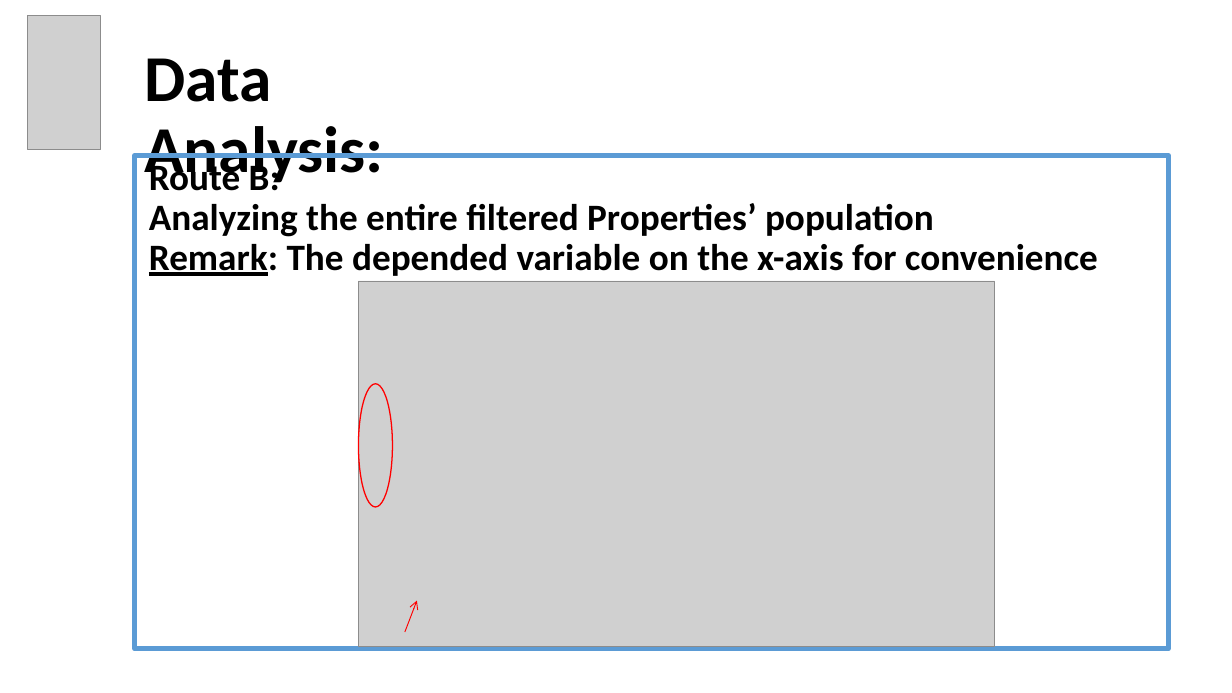
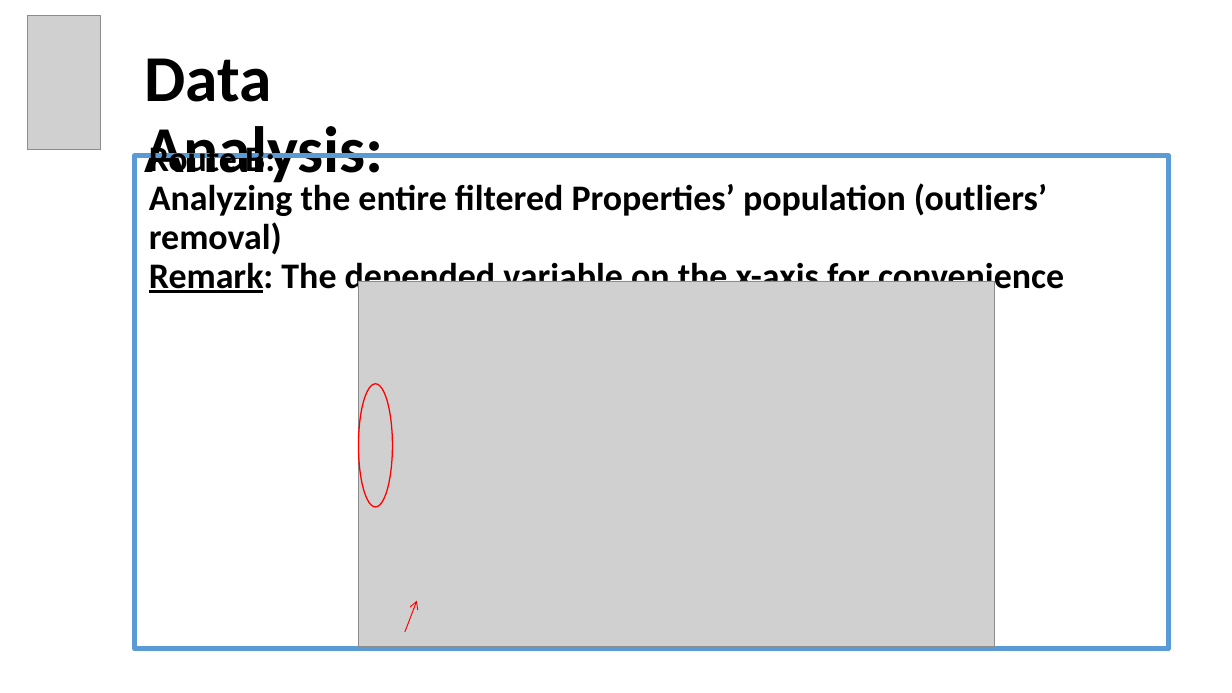
Before and after one commit to EyalVultz/Fianl-Project-Data-Analyst-Program-Hebrew-University-of-Jerusalem-Class-4-Group-2, a slide deck: slide 13 of Final Project Data Analyst Program Hebrew University of Jerusalem Class No. 4 Group 2.pptx. Drawn at 1232x693 pixels with LibreOffice and Linux fonts; fonts in the diff are those of the drawing; grey boxes stand for pictures. Boxes give left, top, right and bottom in pixels: in the first picture for what was removed or moved away, otherwise in the second. Text is boxed around its words. In the diff, an @@ line names an element or a change of style, - is before the commit and + after.

```diff
--- a/Final Project Data Analyst Program Hebrew University of Jerusalem Class No. 4 Group 2.pptx
+++ b/Final Project Data Analyst Program Hebrew University of Jerusalem Class No. 4 Group 2.pptx
@@ text at (149,141,1064,297): size 29 to 28 pt in "Route B:", "Remark: The depended variable on the x-axis ..." @@
@@ text at (149,180,1047,255): text changed; size 29 to 28 pt @@
-Analyzing the entire filtered Properties’ population
+Analyzing the entire filtered Properties’ population (outliers’ removal)
```
Also in this commit, not shown: 9 other slides changed.
